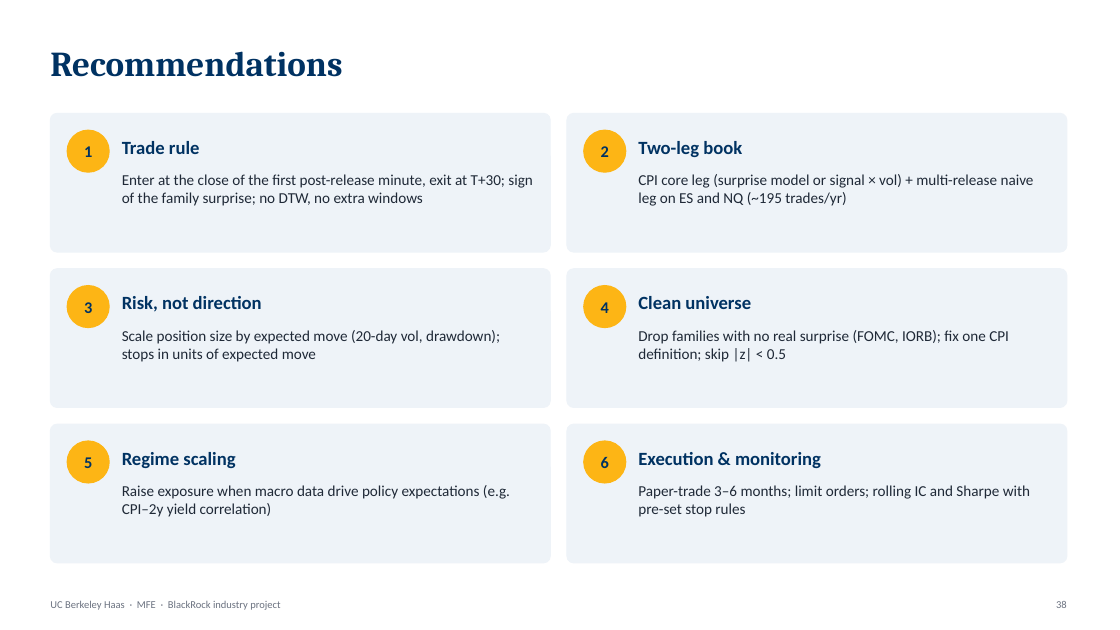
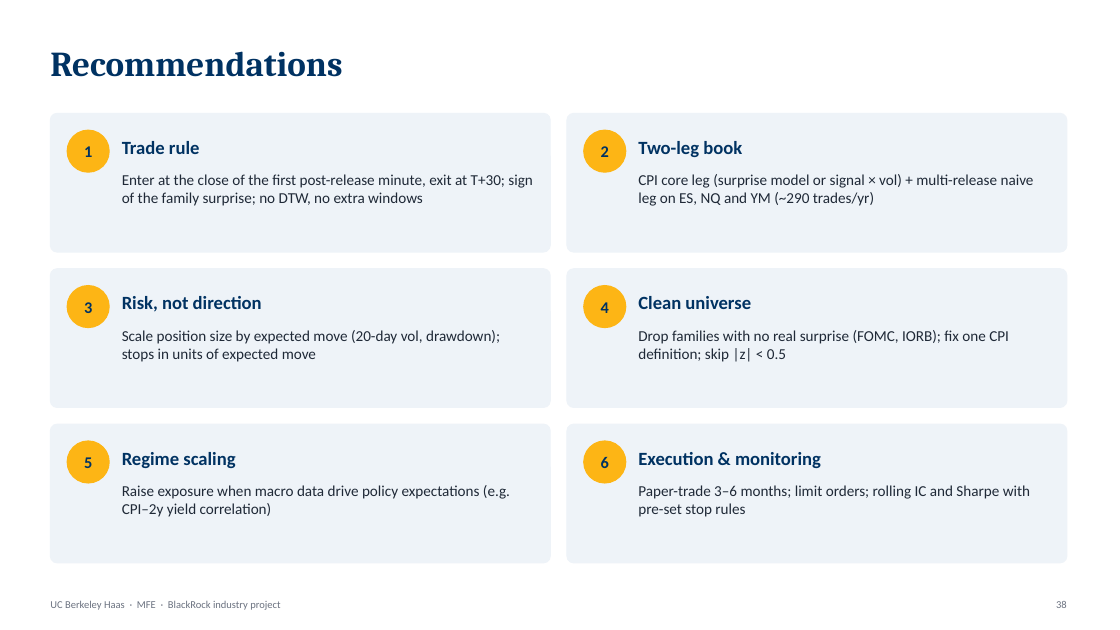
Before and after one commit to rezazamani2329/BlackRock-Project-State-Dependent-Intraday-Response-of-S-P-500-Futures-to-Macroeconomic-Surprises, a slide deck: slide 38 of Reza_BlackRock_presentation.pptx. Drawn at 1120x630 pixels with LibreOffice and Linux fonts; fonts in the diff are those of the drawing. Boxes give left, top, right and bottom in pixels: in the first picture for what was removed or moved away, otherwise in the second. Text is boxed around its words. In the diff, an @@ line names an element or a change of style, - is before the commit and + after.

```diff
--- a/Reza_BlackRock_presentation.pptx
+++ b/Reza_BlackRock_presentation.pptx
@@ text at [638,174,1034,206]: text changed @@
-CPI core leg (surprise model or signal × vol) + multi-release naive leg on ES and NQ (~195 trades/yr)
+CPI core leg (surprise model or signal × vol) + multi-release naive leg on ES, NQ and YM (~290 trades/yr)
```
Also in this commit, not shown: 31 other slides changed, 4 other files.
